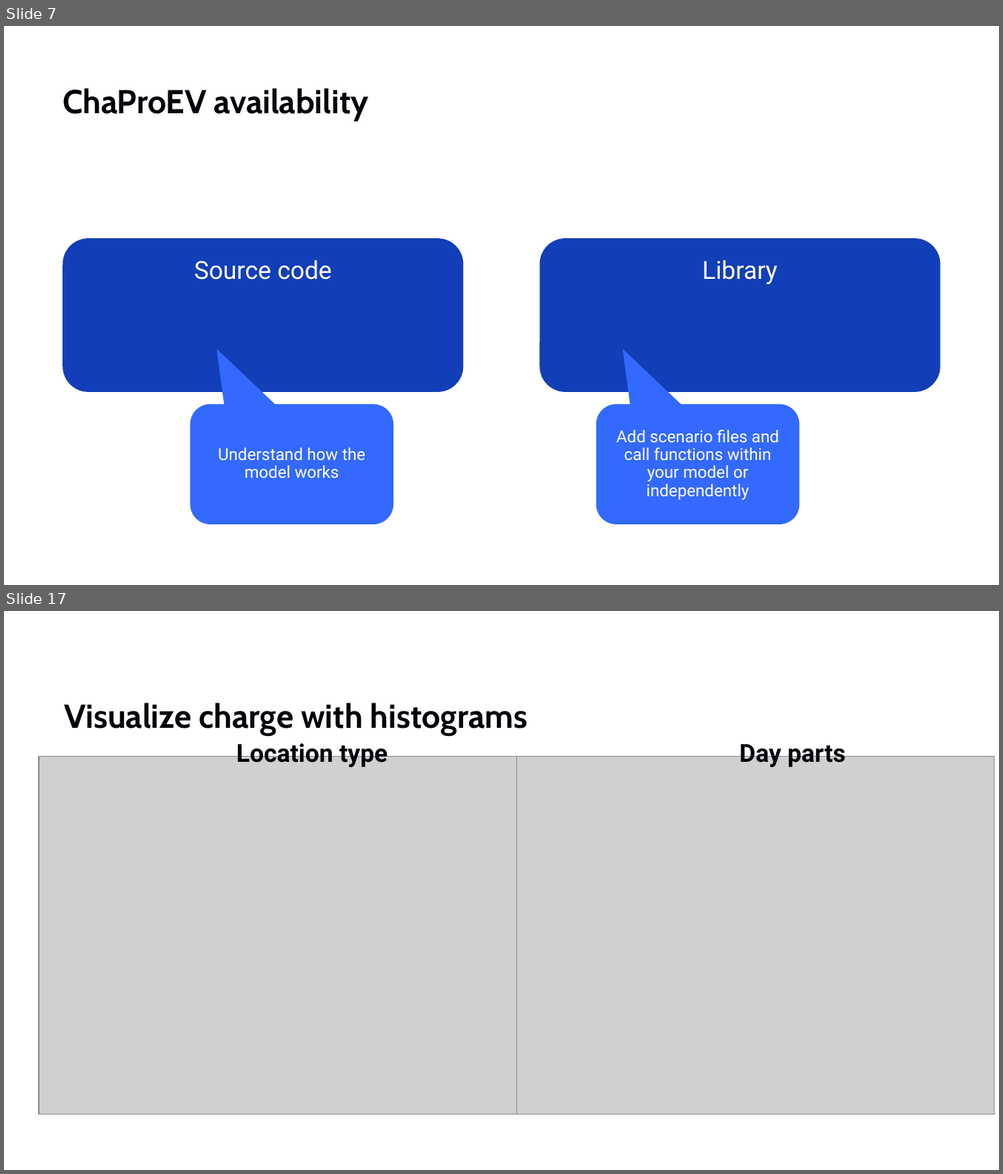
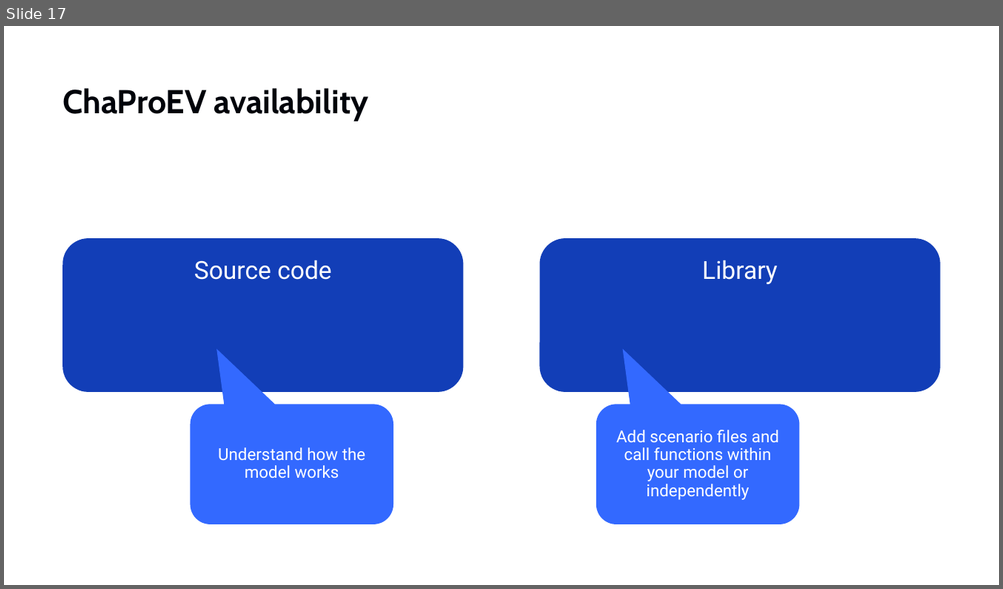
Before and after one commit to TNO/ChaProEV, a slide deck: ChaProEV.pptx. Shown one above the other, each under a label of ours: slides 7 and 17 before the commit, slide 17 after it; the slides between them are not shown. The pictures are 1003x1174 and 1003x589 pixels, drawn with LibreOffice and Linux fonts; fonts in the diff are those of the drawing; grey boxes stand for pictures; background and template pictures are left out. Boxes give left, top, right and bottom in pixels: in the first picture for what was removed or moved away, otherwise in the second. Text is boxed around its words. In the diff, an @@ line names an element or a change of style, - is before the commit and + after.

```diff
--- a/ChaProEV.pptx
+++ b/ChaProEV.pptx
@@ slide 17 removed at box(4, 611, 999, 1170), background #FFFFFF @@
@@ title removed at box(64, 703, 528, 736) @@
-Visualize charge with histograms
@@ text removed at box(236, 740, 387, 767) @@
-Location type
@@ text removed at box(739, 740, 845, 767) @@
-Day parts
@@ picture removed at box(39, 757, 517, 1115) @@
@@ picture removed at box(517, 757, 994, 1115) @@
@@ what was slide 7 is now slide 17 @@
```
Also in this commit, not shown: 12 slides added, 33 other slides removed, 4 other files.
